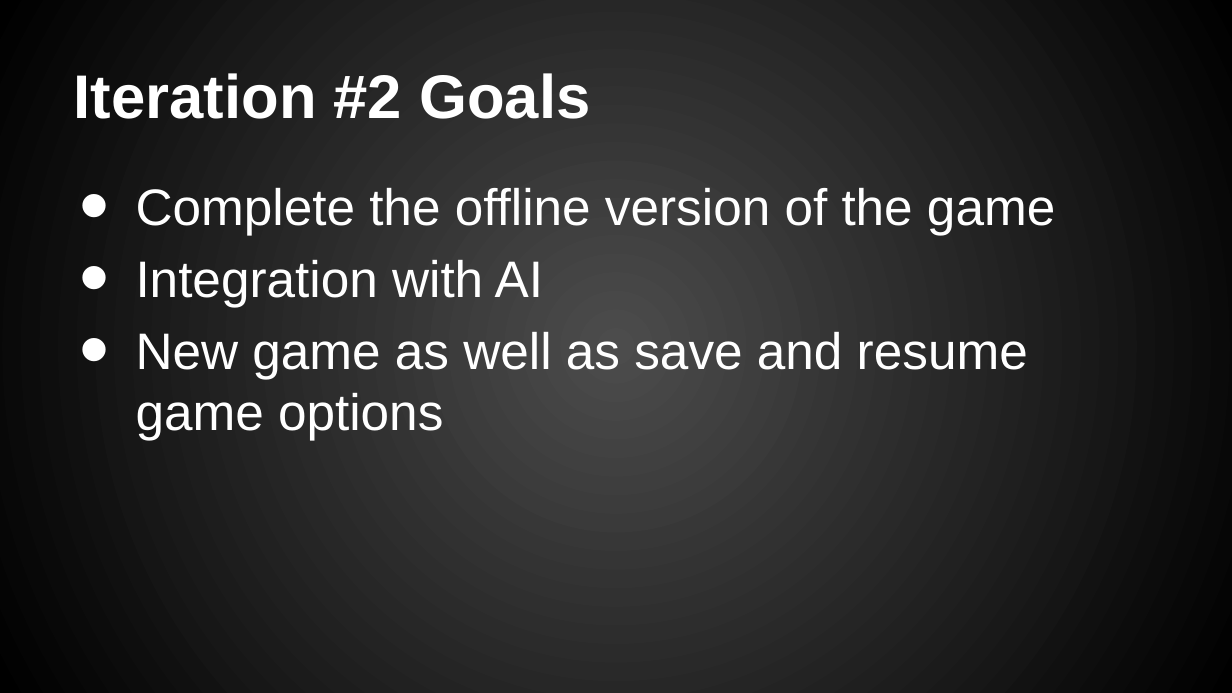
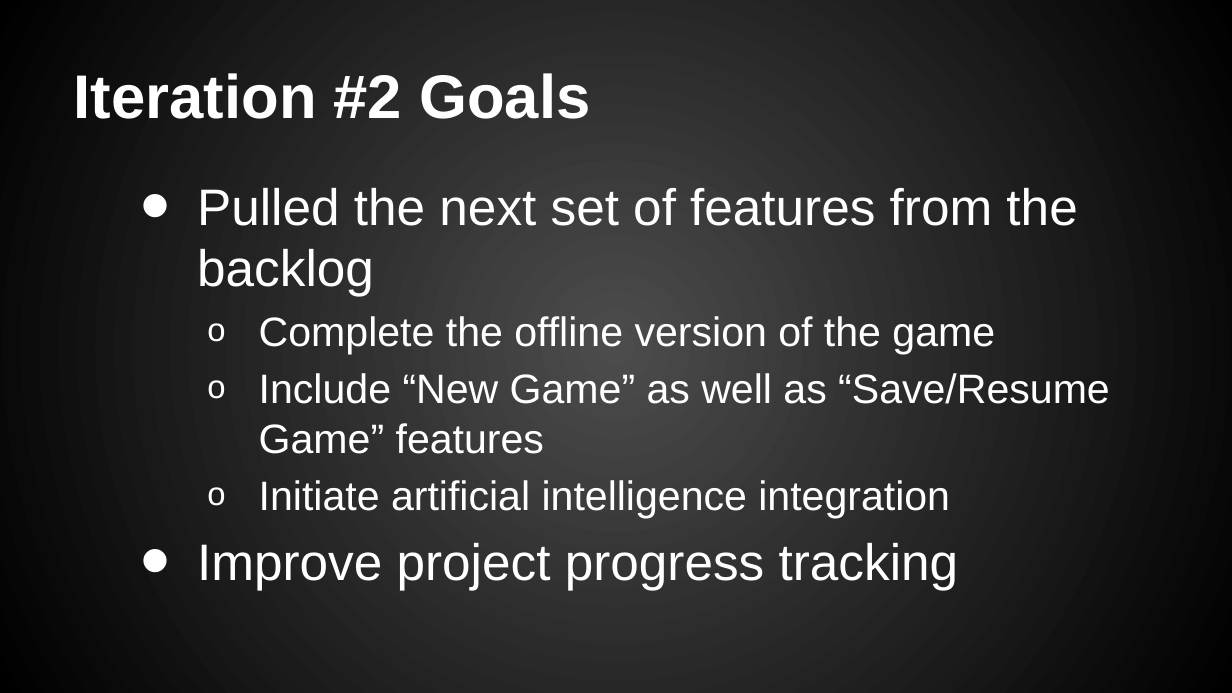
Before and after one commit to chriskdon/chinese-checkers, a slide deck: slide 4 of project-management/binder/iteration2/Curtis/Chinese Checkers - Iteration #2.pptx (slide 5 before the commit). Drawn at 1232x693 pixels with LibreOffice and Linux fonts; fonts in the diff are those of the drawing; background and template pictures are left out. Boxes give left, top, right and bottom in pixels: in the first picture for what was removed or moved away, otherwise in the second. Text is boxed around its words. In the diff, an @@ line names an element or a change of style, - is before the commit and + after.

Commit message:
finalized Iteration #2 presentation

```diff
--- a/project-management/binder/iteration2/Curtis/Chinese Checkers - Iteration #2.pptx
+++ b/project-management/binder/iteration2/Curtis/Chinese Checkers - Iteration #2.pptx
@@ text at <box>197,187,1077,296</box>: paragraph added @@
+• Pulled the next set of features from the backlog
@@ text at <box>259,316,995,354</box>: size 30 to 24 pt in "Complete the offline version of the game"; bullet • to o; list level 1 to 2 in "Complete the offline version of ..." @@
@@ text at <box>197,373,1110,590</box>: text changed; size 30 to 24 pt @@
-• Integration with AI
-• New game as well as save and resume game options
+  o Include “New Game” as well as “Save/Resume Game” features
+  o Initiate artificial intelligence integration
+• Improve project progress tracking
```
Also in this commit, not shown: 1 other slide changed, 7 slides added, 6 slides removed.
